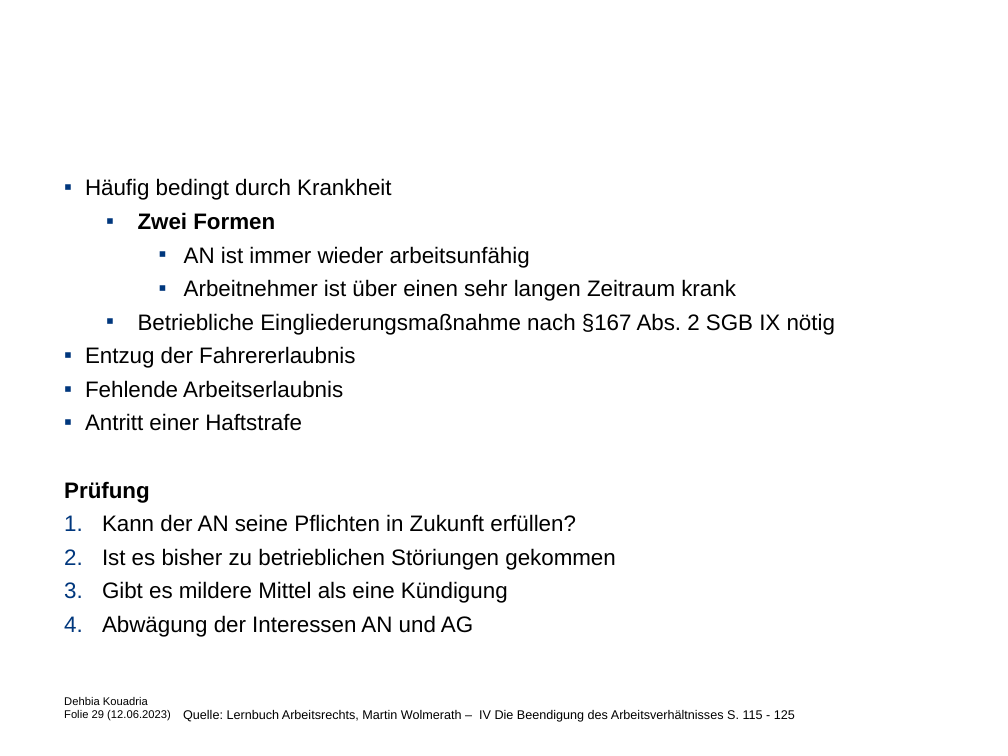
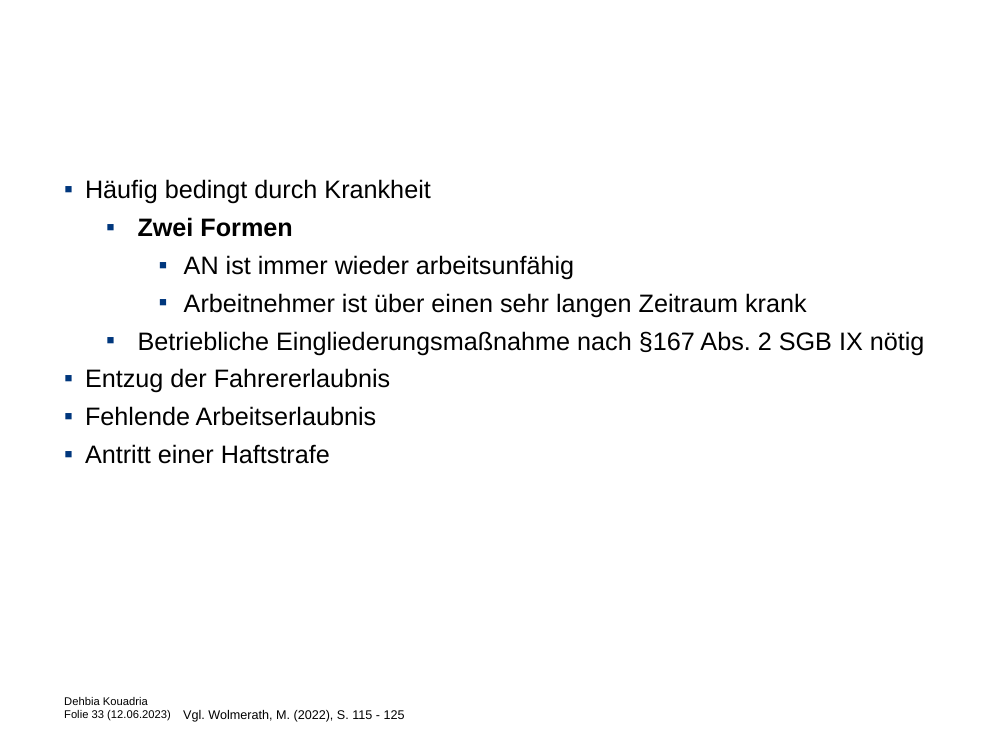
Before and after one commit to Debkou/Weorkshop, a slide deck: slide 33 of folien_dehbia.pptx (slide 29 before the commit). Drawn at 1008x756 pixels with LibreOffice and Linux fonts; fonts in the diff are those of the drawing; background and template pictures are left out. Boxes give left, top, right and bottom in pixels: in the first picture for what was removed or moved away, otherwise in the second. Text is boxed around its words. In the diff, an @@ line names an element or a change of style, - is before the commit and + after.

```diff
--- a/folien_dehbia.pptx
+++ b/folien_dehbia.pptx
@@ text "Häufig bedingt durch Krankheit" at [85, 179, 925, 464]: size 16 to 18 pt @@
@@ text at [64, 481, 616, 637]: paragraphs removed @@
-Prüfung
-1. Kann der AN seine Pflichten in Zukunft erfüllen?
-2. Ist es bisher zu betrieblichen Störiungen gekommen
-3. Gibt es mildere Mittel als eine Kündigung
-4. Abwägung der Interessen AN und AG
@@ text at [64, 697, 171, 721]: text changed @@
-Dehbia Kouadria
-Folie 29 (12.06.2023)
+Dehbia Kouadria
+Folie 33 (12.06.2023)
@@ text at [183, 710, 405, 722]: text changed @@
-Quelle: Lernbuch Arbeitsrechts, Martin Wolmerath – IV Die Beendigung des Arbeitsverhältnisses S. 115 - 125
+Vgl. Wolmerath, M. (2022), S. 115 - 125
```
Also in this commit, not shown: 42 other slides changed, 7 slides added, 5 other files.
